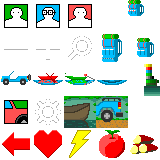
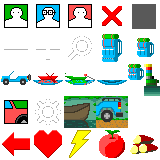
Layers edited between the first and the second 160px x 160px image:
added layer "Layer" (65%) above "icons-xl.png" over [132,4,156,29]
painted on "icons-xl.png" over [102,0,144,80]
